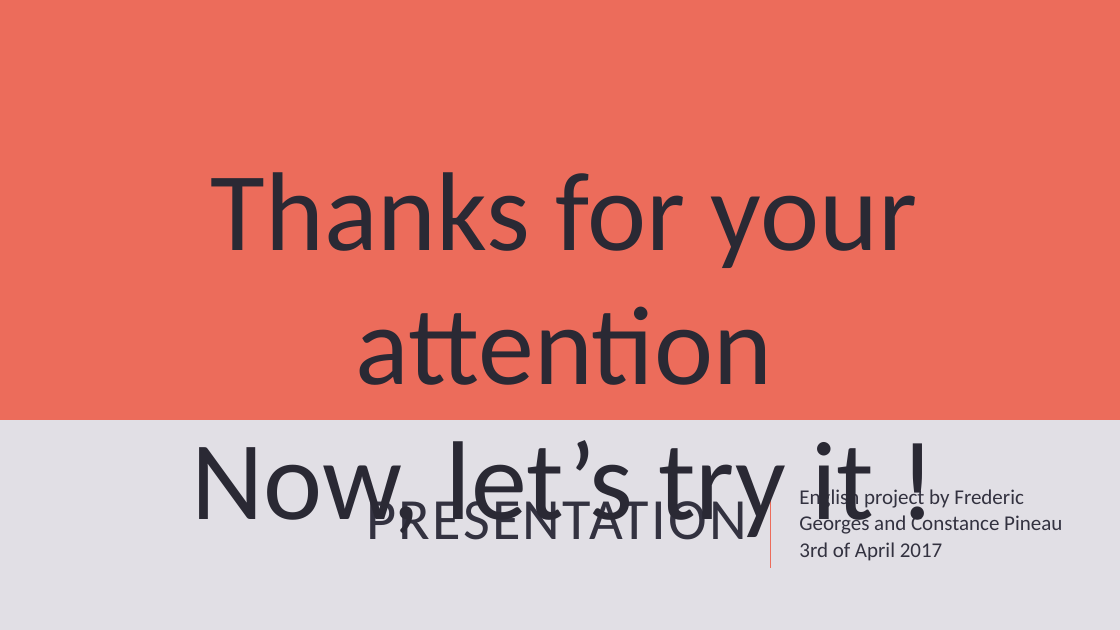
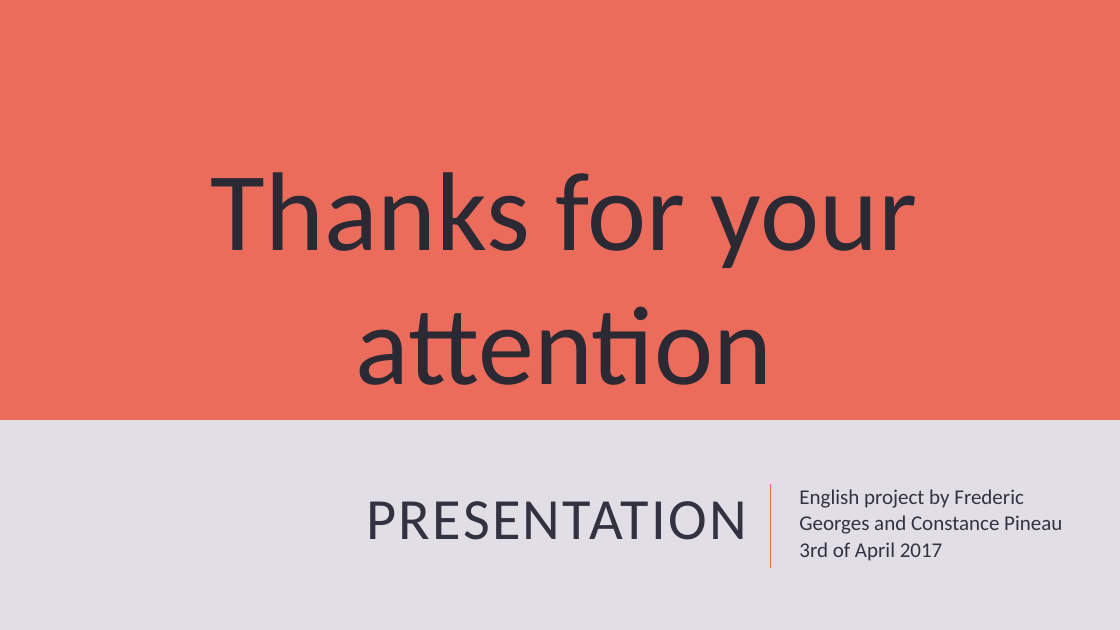
Before and after one commit to cpnu/EnglishProject, a slide deck: slide 10 of presentation.pptx (slide 9 before the commit). Drawn at 1120x630 pixels with LibreOffice and Linux fonts; fonts in the diff are those of the drawing. Boxes give left, top, right and bottom in pixels: in the first picture for what was removed or moved away, otherwise in the second. Text is boxed around its words. In the diff, an @@ line names an element or a change of style, - is before the commit and + after.

```diff
--- a/presentation.pptx
+++ b/presentation.pptx
@@ text at (192,440,874,546): paragraph removed @@
-Now, let’s try it !
```
Also in this commit, not shown: 5 other slides changed, 1 slide added, 19 other files.
